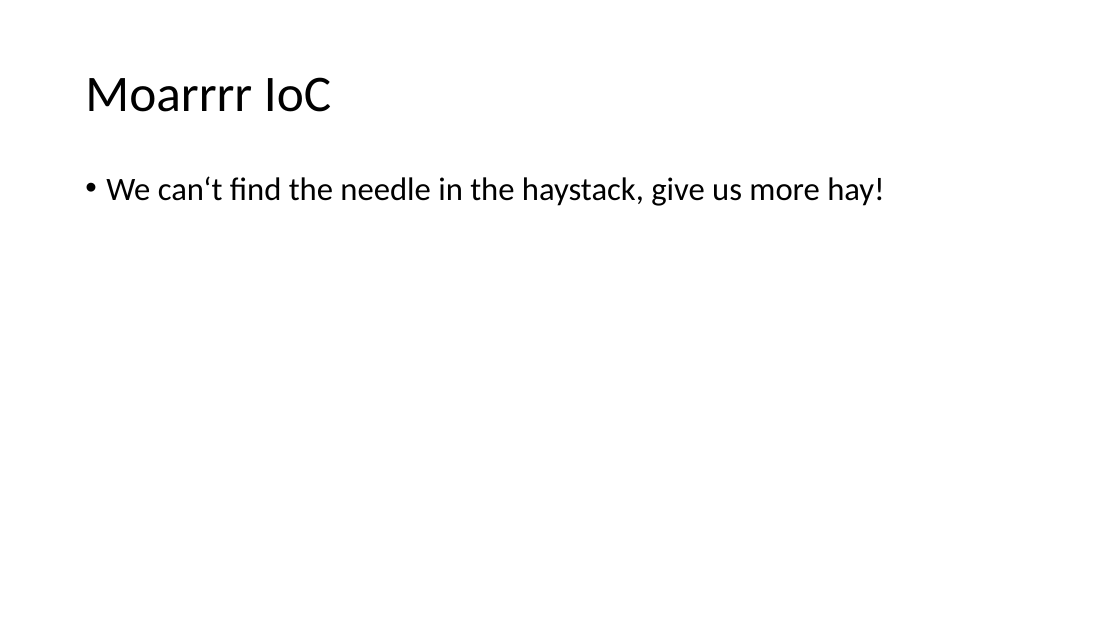
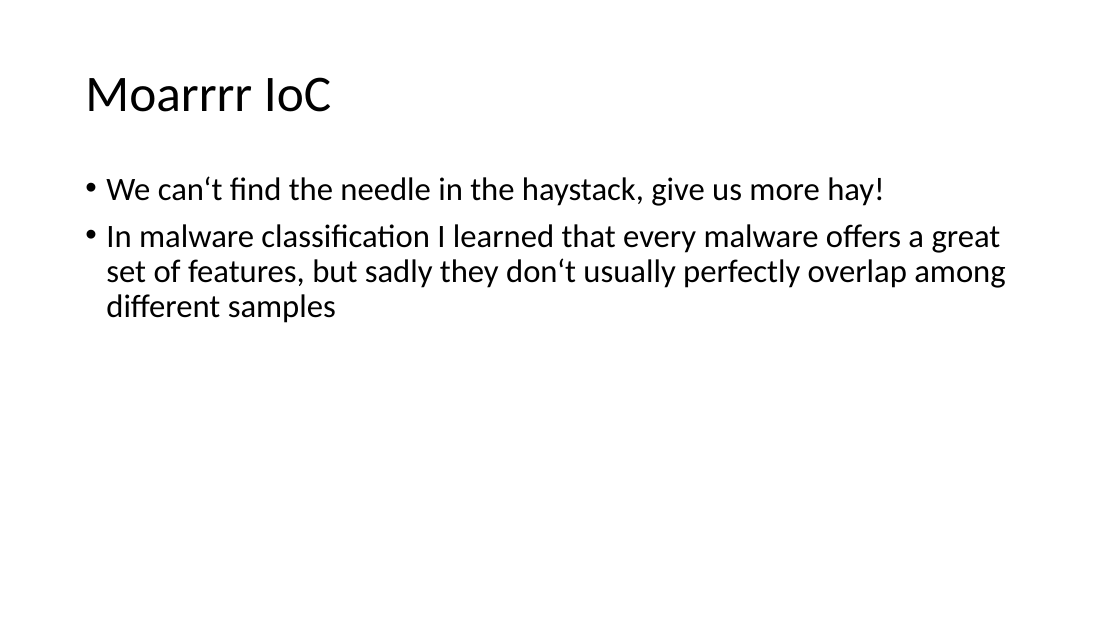
Before and after one commit to pinkflawd/IoCannon, a slide deck: slide 12 of draft.pptx (slide 9 before the commit). Drawn at 1120x630 pixels with LibreOffice and Linux fonts; fonts in the diff are those of the drawing. Boxes give left, top, right and bottom in pixels: in the first picture for what was removed or moved away, otherwise in the second. Text is boxed around its words. In the diff, an @@ line names an element or a change of style, - is before the commit and + after.

Commit message:
Added slides

```diff
--- a/draft.pptx
+++ b/draft.pptx
@@ text at (106,224,1005,323): paragraph added @@
+• In malware classification I learned that every malware offers a great set of features, but sadly they don‘t usually perfectly overlap among different samples
```
Also in this commit, not shown: 5 other slides changed, 9 slides added, 5 slides removed.
